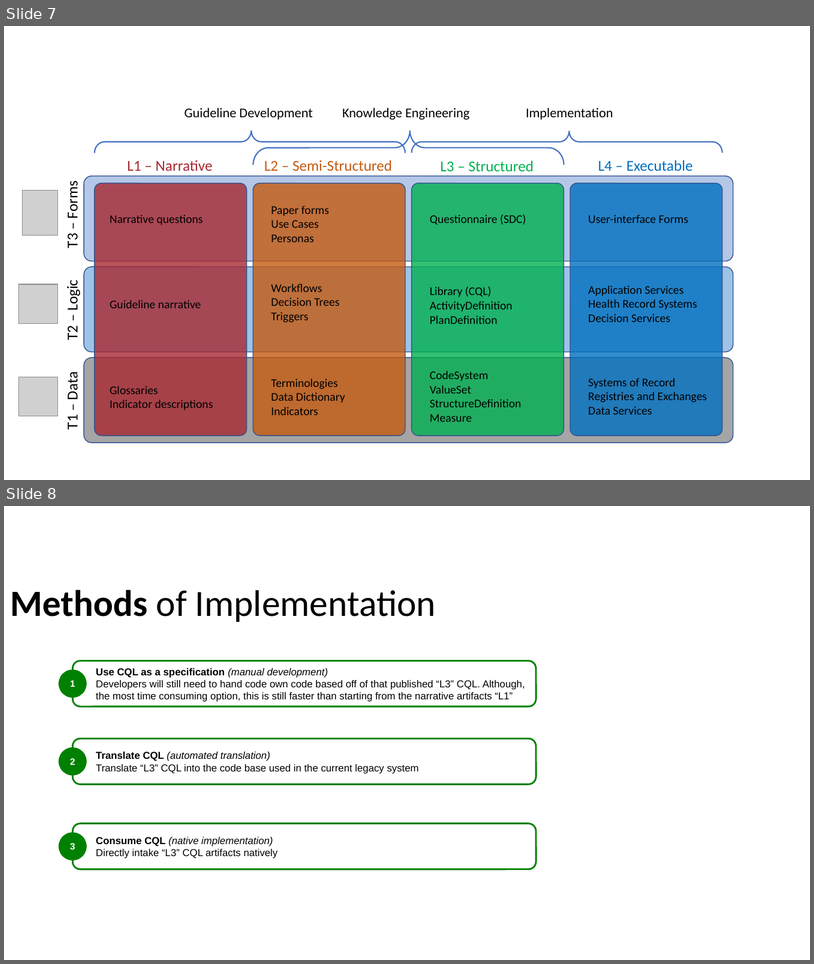
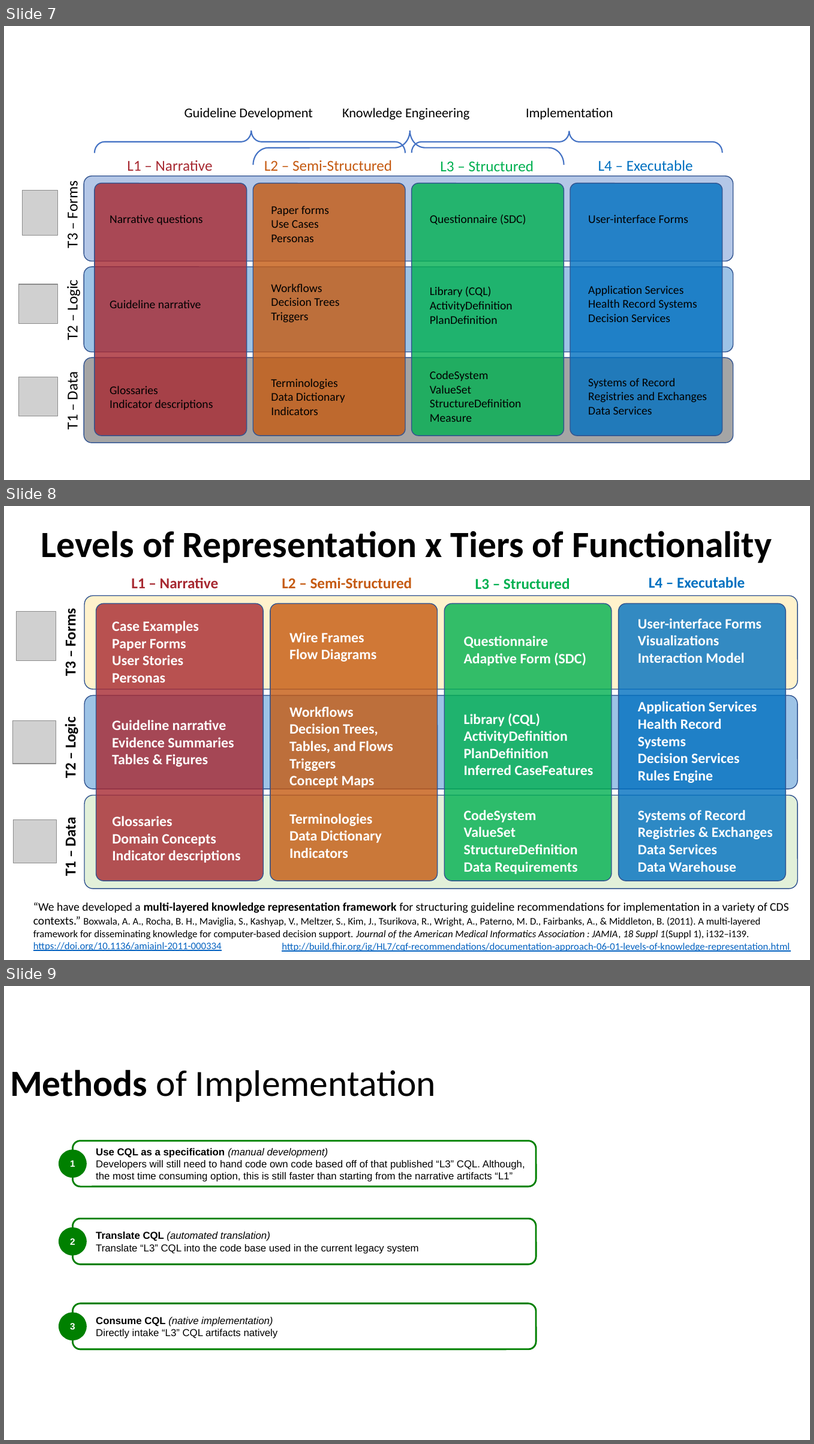
Before and after one commit to HL7/cqf-recommendations, a slide deck: docs/common-diagrams.pptx. Shown one above the other, each under a label of ours: slides 7 and 8 before the commit, slides 7, 8 and 9 after it. The pictures are 814x964 and 814x1444 pixels, drawn with LibreOffice and Linux fonts; fonts in the diff are those of the drawing; grey boxes stand for pictures. Boxes give left, top, right and bottom in pixels: in the first picture for what was removed or moved away, otherwise in the second. Text is boxed around its words. In the diff, an @@ line names an element or a change of style, - is before the commit and + after.

```diff
--- a/docs/common-diagrams.pptx
+++ b/docs/common-diagrams.pptx
@@ slide 8 added at [4,506,810,960], background #FFFFFF @@
@@ text added at [41,531,772,563], 44 pt, text #000000, bold @@
+Levels of Representation x Tiers of Functionality
@@ group added at [13,577,798,888]: 19 texts, 7 rounded rectangles, 3 pictures @@
+T1 – Data
+T2 – Logic
+T3 – Forms
+L1 – Narrative
+L2 – Semi-Structured
+L3 – Structured
+L4 – Executable
+Case Examples
+Paper Forms
+User Stories
+Personas
+Guideline narrative
+Evidence Summaries
+Tables & Figures
+Glossaries
+Domain Concepts
+Indicator descriptions
+Wire Frames
+Flow Diagrams
+Questionnaire
+Adaptive Form (SDC)
+User-interface Forms
+Visualizations
+Interaction Model
+Workflows
+Decision Trees, Tables, and Flows
+Triggers
+Concept Maps
+Terminologies
+Data Dictionary
+Indicators
+Library (CQL)
+ActivityDefinition
+PlanDefinition
+Inferred CaseFeatures
+CodeSystem
+ValueSet
+StructureDefinition
+Data Requirements
+Application Services
+Health Record Systems
+Decision Services
+Rules Engine
+Systems of Record
+Registries & Exchanges
+Data Services
+Data Warehouse
@@ text added at [33,902,789,951], 12 pt, text #000000 @@
+“We have developed a multi-layered knowledge representation framework for structuring guideline recommendations for implementation in a variety of CDS contexts.” Boxwala, A. A., Rocha, B. H., Maviglia, S., Kashyap, V., Meltzer, S., Kim, J., Tsurikova, R., Wright, A., Paterno, M. D., Fairbanks, A., & Middleton, B. (2011). A multi-layered framework for disseminating knowledge for computer-based decision support. Journal of the American Medical Informatics Association : JAMIA, 18 Suppl 1(Suppl 1), i132–i139. https://doi.org/10.1136/amiajnl-2011-000334
@@ text added at [282,942,790,951], 12 pt, text #0563C1, underline @@
+http://build.fhir.org/ig/HL7/cqf-recommendations/documentation-approach-06-01-levels-of-knowledge-representation.html
@@ what was slide 8 is now slide 9 @@
```
Also in this commit, not shown: 1 other file.
